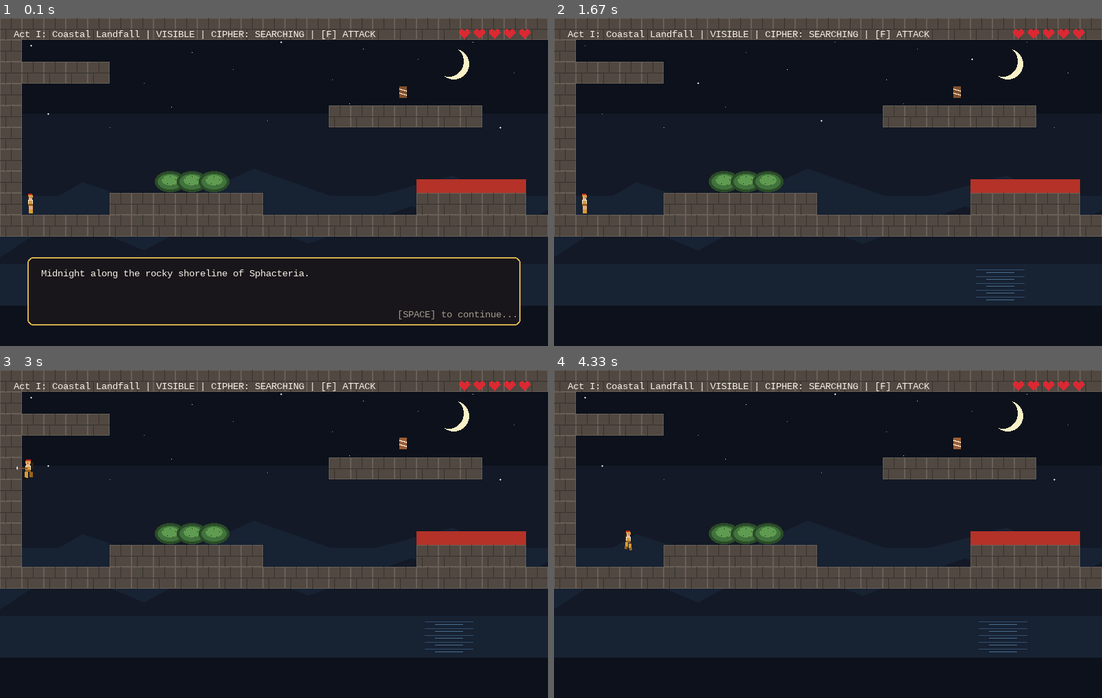
Above: before the commit, frames 1-4 (two rows, left to right).
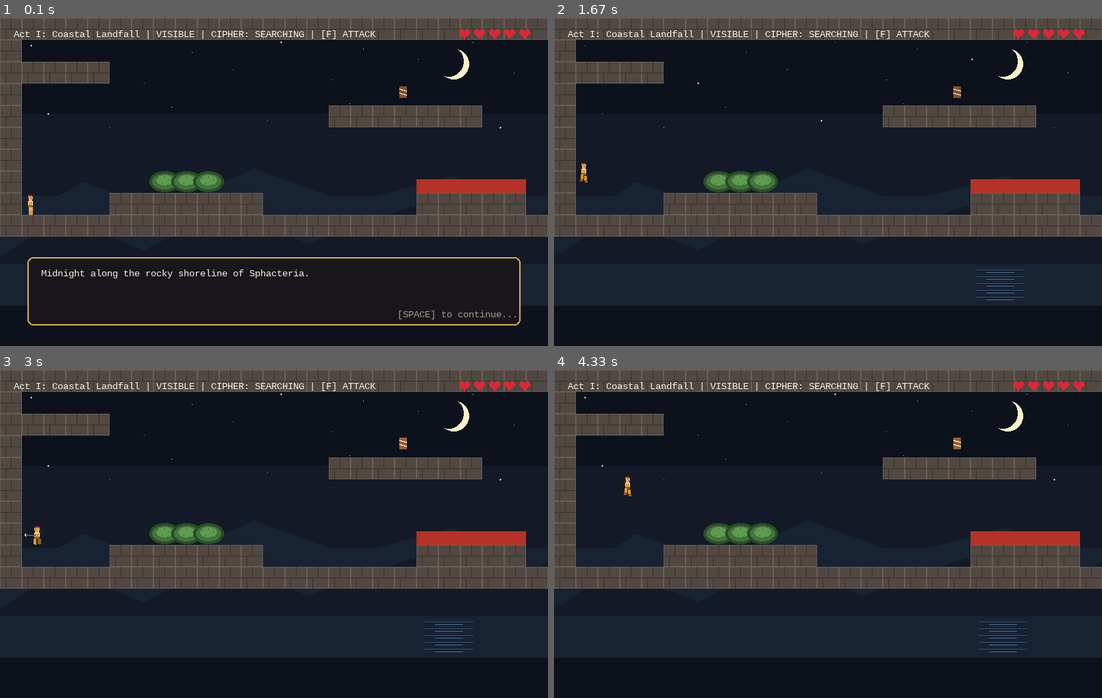
Above: after the commit, the same moments.

Repository: SISDesign/gadaman
Game: pygame game, started from ascii_to_pygame.py
Same seed, same stepped clock (60 frames per second), same inputs: the game is played once before the commit and once after it.
Inputs (mouse positions are in pixels of both pictures, inside the frame that each line leads up to):
- Up to frame 1 (0.1 s): no input
- Up to frame 2 (1.67 s): tap Space at 0.33, 0.73, 1.03, 1.23, 1.57 s
- Up to frame 3 (3 s): tap Space at 1.87, 2.4, 2.7 s; tap F at 2 s; hold Left 2.33-2.87 s; click (76, 524) at 2.95 s
- Up to frame 4 (4.33 s): hold Left 3.23-3.63 s; tap Space at 3.3, 3.6, 3.73, 4.13 s; hold W 3.67-4.03 s; hold Right from 4.07 s (still down)

The runs differ from the first frame. In frame 1, 0.6% of the frame differs, in the area x 4-42%, y 46-60%; in frame 2, 0.6%; in frame 3, 0.7%, in the area x 3-42%, y 27-54%; in frame 4, 0.6%.

Commit message:
Refactor player physics and animation handling

Diff:
--- a/ascii_to_pygame.py
+++ b/ascii_to_pygame.py
@@ -1,43 +1,20 @@
 """
-================================================================================
-PIXEL QUEST: STUDENT ASCII-TO-PYGAME ENGINE
-Historical Campaign: The Peloponnesian War (425 BCE)
-================================================================================
-
-HOW TO USE THIS TEMPLATE:
-1. Edit SECTION 1 below to write your own story acts and draw your own horizontal
-   ASCII levels using the symbol legend.
-2. Drop custom .gif files into the 'assets/' folder to customize sprites.
-3. Everything runs from this single file. No separate story.py needed!
-
-CONTROLS:
-  - Move:        A / D or LEFT / RIGHT
-  - Jump:        W or UP or SPACE
-  - Attack:      F or J or LEFT-CLICK (defeats patrolling sentries)
-  - Continue:    SPACE / ENTER (during story dialogues)
-  - Restart Act: R (on Game Over)
-
-STUDENT ASCII SYMBOL LEGEND:
-  '#'  -> Impassable Outer Border / High Wall (Stone tile)
-  '='  -> Walkable Stone Platform (Stone tile)
-  '~'  -> Olive Bush Cover (Automated stealth; hero crouches and cannot be spotted)
-  'x'  -> Danger Zone / Spike Trap (Loses 1 Heart; keep moving with i-frame flashing)
-  '*'  -> Spartan Sentry / Guard (Patrols horizontally; attack to defeat or bypass in stealth)
-  '$'  -> Mission Objective / Scytale Cipher (Must collect to unlock exit)
-  'E'  -> Exit Gateway / Trireme Harbor (Advances to the next act)
-  '@'  -> Hero Starting Position (Spawns Hero)
-  ' '  -> Open Air / Sky (Empty space for jumping and parkour)
-================================================================================
+PIXEL QUEST: ASCII-TO-PYGAME ENGINE
+Educational Platformer Framework — 3-Act Campaign
 """
 
+import os
+import sys
 import pygame
-import sys
-import os
 from PIL import Image, ImageSequence
 
+# Suppress ALSA warnings in headless/cloud environments
+os.environ["SDL_AUDIODRIVER"] = "dummy"
+
 # ==============================================================================
 # SECTION 1: STUDENT CUSTOMIZATION ZONE (STORY & ASCII LEVEL DESIGN)
 # ==============================================================================
+
 STUDENT_ACTS = [
     # --------------------------------------------------------------------------
     # ACT I: COASTAL LANDFALL (Sphacteria Island, 425 BCE)
@@ -159,24 +136,50 @@
 
 
 # ==============================================================================
-# SECTION 3: PILLOW GIF EXTRACTOR & ANIMATION HANDLER
+# SECTION 3: GIF LOADER & BOTTOM-BASELINE ANCHORING
 # ==============================================================================
 class AnimatedGif:
-    def __init__(self, filepath, target_size, frame_delay=6):
+    def __init__(self, filepath, target_size, frame_delay=6, align_to_bottom=False):
         self.frames = []
         self.current_frame = 0
         self.counter = 0
         self.frame_delay = frame_delay
+        tw, th = target_size
 
         if os.path.exists(filepath):
             try:
                 pil_img = Image.open(filepath)
                 for frame in ImageSequence.Iterator(pil_img):
-                    frame_rgba = frame.convert("RGBA")
-                    raw_data = frame_rgba.tobytes()
-                    surface = pygame.image.fromstring(raw_data, frame_rgba.size, "RGBA")
-                    scaled = pygame.transform.scale(surface, target_size)
-                    self.frames.append(scaled)
+                    rgba = frame.convert("RGBA")
+
+                    if align_to_bottom:
+                        bbox = rgba.getbbox()
+                        if bbox:
+                            # 1. Scale the full original canvas to (tw, th) first so proportions stay 1:1
+                            scaled_full = rgba.resize((tw, th), Image.Resampling.NEAREST)
+
+                            # 2. Find where the colored pixels land in the scaled version
+                            scaled_bbox = scaled_full.getbbox()
+                            if scaled_bbox:
+                                cropped = scaled_full.crop(scaled_bbox)
+                                cw, ch = cropped.size
+
+                                # 3. Place on canvas flush against the floor without changing width
+                                canvas = Image.new("RGBA", (tw, th), (0, 0, 0, 0))
+                                offset_x = (tw - cw) // 2
+                                offset_y = th - ch  # Push directly to bottom
+                                canvas.paste(cropped, (offset_x, offset_y), cropped)
+                                rgba = canvas
+                            else:
+                                rgba = scaled_full
+                        else:
+                            rgba = rgba.resize((tw, th), Image.Resampling.NEAREST)
+                    else:
+                        rgba = rgba.resize((tw, th), Image.Resampling.NEAREST)
+
+                    raw_data = rgba.tobytes()
+                    surface = pygame.image.frombytes(raw_data, (tw, th), "RGBA")
+                    self.frames.append(surface)
             except Exception as e:
                 print(f"Notice loading {filepath}: {e}")
 
@@ -192,41 +195,47 @@
 
 
 # ==============================================================================
-# SECTION 4: GAME ENTITIES (HERO, SENTRY, PROPS)
+# SECTION 4: ROBUST PLAYER PHYSICS (NO JITTER & RESPONSIVE JUMPING)
 # ==============================================================================
 class Player(pygame.sprite.Sprite):
     def __init__(self, x, y):
         super().__init__()
         base = "assets/hero.gif"
-
-        # Checking possible filenames for attack animation
         attack_file = "assets/heroattack.gif" if os.path.exists("assets/heroattack.gif") else "assets/attack.gif"
         if not os.path.exists(attack_file):
             attack_file = base
 
+        # align_to_bottom=True ensures every single frame sits on the ground
         self.anims = {
-            "idle": AnimatedGif(base, (24, 32), frame_delay=8),
-            "walk": AnimatedGif("assets/herowalking.gif" if os.path.exists("assets/herowalking.gif") else "assets/walk.gif" if os.path.exists("assets/walk.gif") else base, (24, 32), frame_delay=5),
-            "jump": AnimatedGif("assets/herojumping.gif" if os.path.exists("assets/herojumping.gif") else "assets/jump.gif" if os.path.exists("assets/jump.gif") else base, (24, 32), frame_delay=6),
-            "crouch": AnimatedGif("assets/herocrouch.gif" if os.path.exists("assets/herocrouch.gif") else base, (24, 32), frame_delay=9999),
-            "attack": AnimatedGif(attack_file, (32, 32), frame_delay=4),
+            "idle": AnimatedGif(base, (24, 32), frame_delay=8, align_to_bottom=True),
+            "walk": AnimatedGif("assets/herowalking.gif" if os.path.exists("assets/herowalking.gif") else "assets/walk.gif" if os.path.exists("assets/walk.gif") else base, (24, 32), frame_delay=5, align_to_bottom=True),
+            "jump": AnimatedGif("assets/herojumping.gif" if os.path.exists("assets/herojumping.gif") else "assets/jump.gif" if os.path.exists("assets/jump.gif") else base, (24, 32), frame_delay=6, align_to_bottom=True),
+            "crouch": AnimatedGif("assets/herocrouch.gif" if os.path.exists("assets/herocrouch.gif") else base, (24, 32), frame_delay=9999, align_to_bottom=True),
+            "attack": AnimatedGif(attack_file, (32, 32), frame_delay=4, align_to_bottom=True),
         }
         self.rect = pygame.Rect(x, y, 24, 32)
-        self.vx = 0
-        self.vy = 0
+        self.x_pos = float(x)
+        self.y_pos = float(y)
+        self.vx = 0.0
+        self.vy = 0.0
         self.speed = 4.0
-        self.crouch_speed = 2.2
-        self.jump_force = -12.0
-        self.gravity = 0.5
-        self.on_ground = False
+        self.crouch_speed = 2.0
+        self.jump_force = -11.0
+        self.gravity = 0.55
+        self.max_fall_speed = 12.0
+
+        # Jump buffer & coyote time to ensure jumps always register in noVNC
+        self.coyote_timer = 0
+        self.jump_buffer = 0
+
         self.is_hidden = False
         self.facing = 1
         self.has_relic = False
         self.state = "idle"
 
         self.invulnerable_timer = 0
-        self.attack_timer = 0      # Tracks active attack frames
-        self.attack_cooldown = 0   # Prevents endless attack spam
+        self.attack_timer = 0
+        self.attack_cooldown = 0
 
     def trigger_damage(self):
         self.invulnerable_timer = 60
@@ -239,17 +248,19 @@
                 self.anims["attack"].current_frame = 0
 
     def get_attack_hitbox(self):
-        """Returns the weapon strike rectangle if an attack is actively executing."""
         if self.attack_timer > 0:
             if self.facing == 1:
-                return pygame.Rect(self.rect.right, self.rect.y + 4, 20, 24)
+                return pygame.Rect(self.rect.right, self.rect.y + 4, 22, 24)
             else:
-                return pygame.Rect(self.rect.left - 20, self.rect.y + 4, 20, 24)
+                return pygame.Rect(self.rect.left - 22, self.rect.y + 4, 22, 24)
         return None
+
+    def request_jump(self):
+        self.jump_buffer = 8  # Keep jump request alive for 8 frames
 
     def handle_input(self):
         keys = pygame.key.get_pressed()
-        self.vx = 0
+        self.vx = 0.0
         move_speed = self.crouch_speed if self.is_hidden else self.speed
 
         if keys[pygame.K_LEFT] or keys[pygame.K_a]:
@@ -259,9 +270,9 @@
             self.vx = move_speed
             self.facing = 1
 
-    def jump(self):
-        if self.on_ground:
-            self.vy = self.jump_force
+        # Continuous polling support for jump keys
+        if keys[pygame.K_SPACE] or keys[pygame.K_w] or keys[pygame.K_UP]:
+            self.request_jump()
 
     def update(self, platforms, bushes):
         if self.invulnerable_timer > 0:
@@ -270,41 +281,58 @@
             self.attack_timer -= 1
         if self.attack_cooldown > 0:
             self.attack_cooldown -= 1
-
-        # 1. Bush contact check
-        self.is_hidden = False
-        for bush in bushes:
-            if self.rect.colliderect(bush.rect):
-                self.is_hidden = True
-                break
-
-        # 2. Horizontal movement & wall collision
-        self.rect.x += self.vx
+        if self.jump_buffer > 0:
+            self.jump_buffer -= 1
+
+        # Check bush cover
+        self.is_hidden = any(self.rect.colliderect(b.rect.inflate(16, 8)) for b in bushes)
+
+        # 1. Execute Jump if buffered and within coyote time
+        if self.jump_buffer > 0 and self.coyote_timer > 0:
+            self.vy = self.jump_force
+            self.coyote_timer = 0
+            self.jump_buffer = 0
+
+        # 2. Horizontal Movement & Collision
+        self.x_pos += self.vx
+        self.rect.x = round(self.x_pos)
         for p in platforms:
             if self.rect.colliderect(p.rect):
                 if self.vx > 0:
                     self.rect.right = p.rect.left
                 elif self.vx < 0:
                     self.rect.left = p.rect.right
-
-        # 3. Vertical gravity & platform landing
-        self.vy += self.gravity
-        self.rect.y += self.vy
-        self.on_ground = False
+                self.x_pos = float(self.rect.x)
+
+        # 3. Vertical Gravity & Movement
+        self.vy = min(self.vy + self.gravity, self.max_fall_speed)
+        self.y_pos += self.vy
+        self.rect.y = round(self.y_pos)
+
+        # 4. Vertical Collision Resolution
+        on_ground_now = False
         for p in platforms:
             if self.rect.colliderect(p.rect):
-                if self.vy > 0:
+                if self.vy > 0:  # Landing on platform
                     self.rect.bottom = p.rect.top
-                    self.vy = 0
-                    self.on_ground = True
-                elif self.vy < 0:
+                    self.y_pos = float(self.rect.y)
+                    self.vy = 0.0
+                    on_ground_now = True
+                elif self.vy < 0:  # Hitting ceiling
                     self.rect.top = p.rect.bottom
-                    self.vy = 0
-
-        # 4. State Priority
+                    self.y_pos = float(self.rect.y)
+                    self.vy = 0.0
+
+        if on_ground_now:
+            self.coyote_timer = 6  # 6 frames of jump forgiveness
+        else:
+            if self.coyote_timer > 0:
+                self.coyote_timer -= 1
+
+        # 5. Animation State Priority
         if self.attack_timer > 0:
             self.state = "attack"
-        elif not self.on_ground:
+        elif self.coyote_timer == 0:
             self.state = "jump"
         elif self.is_hidden:
             self.state = "crouch"
@@ -326,29 +354,21 @@
         else:
             frame = active.get_frame(flip_x=(self.facing == -1))
 
-        # Adjust position if attack sprite is slightly wider
-        target_w = frame.get_width() if frame else 24
-        target_h = frame.get_height() if frame else 32
-        px = self.rect.x - offset_x if self.facing == 1 else (self.rect.right - offset_x - target_w)
-        py = self.rect.bottom - target_h
-
         if frame:
-            surface.blit(frame, (px, py))
+            surface.blit(frame, (self.rect.x - offset_x, self.rect.y))
         else:
             pygame.draw.rect(surface, COLOR_HERO, (self.rect.x - offset_x, self.rect.y, self.rect.w, self.rect.h))
 
-        # Draw a quick visual slash indicator if attacking with fallback rectangle
         if self.state == "attack" and not self.anims["attack"].frames:
             slash_x = self.rect.right - offset_x if self.facing == 1 else self.rect.left - offset_x - 14
             pygame.draw.rect(surface, (255, 230, 80), (slash_x, self.rect.y + 8, 14, 16))
 
 
 class Sentry(pygame.sprite.Sprite):
-    """Patrolling Spartan hoplite sentry."""
     def __init__(self, x, y, patrol_distance=64):
         super().__init__()
         base = "assets/scout.gif" if os.path.exists("assets/scout.gif") else "assets/bad guy.gif"
-        self.anim = AnimatedGif(base, (24, 32), frame_delay=8)
+        self.anim = AnimatedGif(base, (24, 32), frame_delay=8, align_to_bottom=True)
         self.rect = pygame.Rect(x, y, 24, 32)
         self.origin_x = x
         self.patrol_distance = patrol_distance
@@ -357,7 +377,7 @@
         self.view_distance = 140
 
     def update(self):
-        self.rect.x += self.speed * self.facing
+        self.rect.x += int(self.speed * self.facing)
         if abs(self.rect.x - self.origin_x) > self.patrol_distance:
             self.facing *= -1
 
@@ -387,7 +407,7 @@
 
 
 # ==============================================================================
-# SECTION 5: DIALOGUE BOX WITH AUTOMATIC WORD-WRAPPING
+# SECTION 5: DIALOGUE BOX WITH WORD-WRAPPING
 # ==============================================================================
 class DialogueBox:
     def __init__(self, font):
@@ -466,7 +486,7 @@
             if char in ('#', '='):
                 platforms.append(StaticProp(px, py, TILE_SIZE, TILE_SIZE, "assets/tile.gif", COLOR_PLATFORM))
             elif char == '~':
-                bushes.append(StaticProp(px, py - 4, 48, 36, "assets/bush.gif", COLOR_BUSH))
+                bushes.append(StaticProp(px - 8, py - 4, 48, 36, "assets/bush.gif", COLOR_BUSH))
             elif char == 'x':
                 hazards.append(StaticProp(px, py + 12, TILE_SIZE, 20, "assets/hazard.gif", COLOR_HAZARD))
             elif char == '*':
@@ -566,7 +586,7 @@
 
                 elif game_state == "PLAY":
                     if event.key in (pygame.K_SPACE, pygame.K_w, pygame.K_UP):
-                        hero.jump()
+                        hero.request_jump()
                     elif event.key in (pygame.K_f, pygame.K_j):
                         hero.trigger_attack()
 
@@ -580,10 +600,7 @@
             # Attack Hitbox check (Hero striking sentries)
             attack_box = hero.get_attack_hitbox()
             if attack_box:
-                defeated = []
-                for s in sentries:
-                    if attack_box.colliderect(s.rect):
-                        defeated.append(s)
+                defeated = [s for s in sentries if attack_box.colliderect(s.rect)]
                 for d in defeated:
                     sentries.remove(d)
 
@@ -592,14 +609,12 @@
                 take_damage = False
 
                 for sentry in sentries:
-                    # Sentry vision cone
                     if not hero.is_hidden and abs(sentry.rect.centery - hero.rect.centery) < 24:
                         dx = hero.rect.centerx - sentry.rect.centerx
                         if (sentry.facing == 1 and 0 < dx < sentry.view_distance) or (sentry.facing == -1 and -sentry.view_distance < dx < 0):
                             take_damage = True
                             break
 
-                # Spike / Hazard check
                 if not take_damage:
                     for haz in hazards:
                         if hero.rect.colliderect(haz.rect):
@@ -613,7 +628,6 @@
                     else:
                         hero.trigger_damage()
 
-            # Sentries patrol step
             for sentry in sentries:
                 sentry.update()
 
@@ -655,7 +669,7 @@
 
         hero.draw(screen, camera_offset_x)
 
-        # HUD
+        # In-game HUD
         if game_state in ("PLAY", "INTRO", "OUTRO"):
             act_info = STUDENT_ACTS[current_act]
             hud_status = "HIDDEN" if hero.is_hidden else "VISIBLE"
